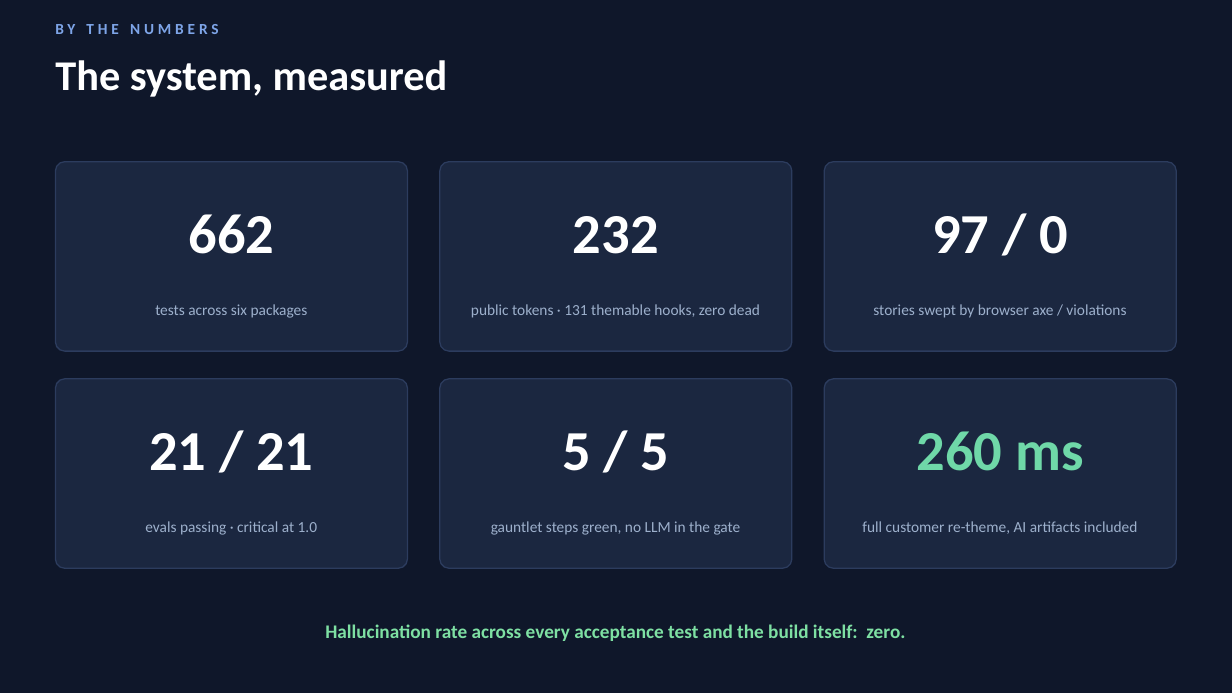
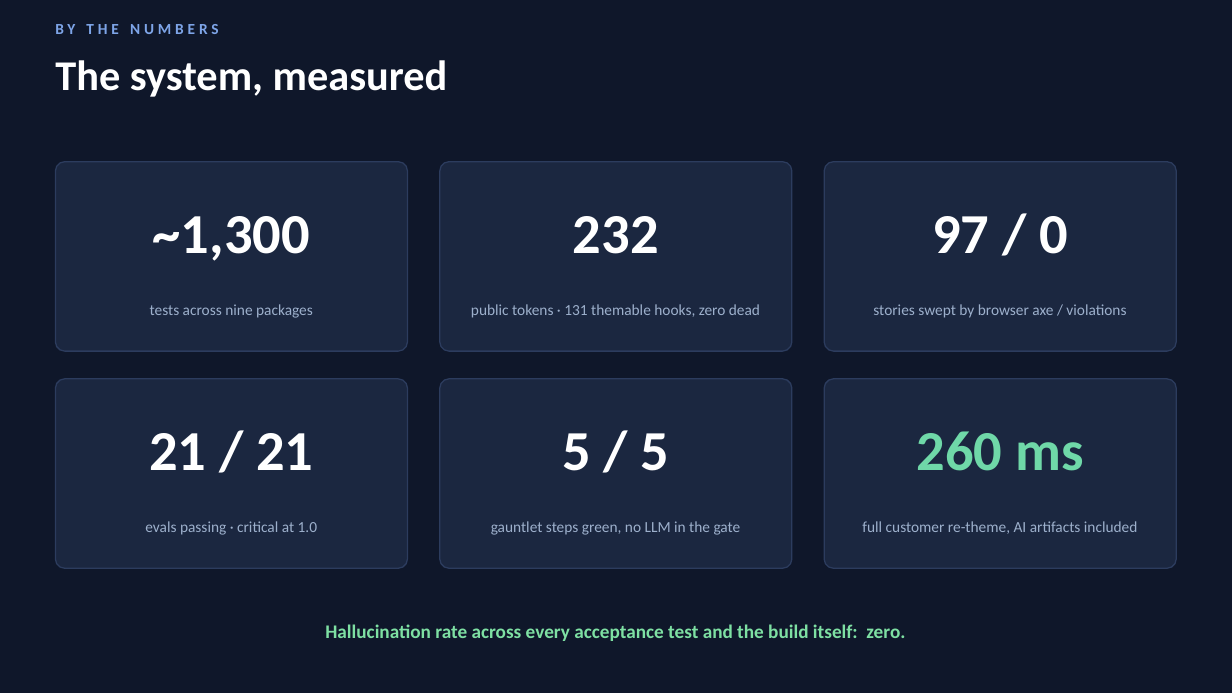
Before and after one commit to mcbugz/AIR-DS, a slide deck: slide 10 of docs/AIR-DS-overview.pptx (slide 9 before the commit). Drawn at 1232x693 pixels with LibreOffice and Linux fonts; fonts in the diff are those of the drawing. Boxes give left, top, right and bottom in pixels: in the first picture for what was removed or moved away, otherwise in the second. Text is boxed around its words. In the diff, an @@ line names an element or a change of style, - is before the commit and + after.

```diff
--- a/docs/AIR-DS-overview.pptx
+++ b/docs/AIR-DS-overview.pptx
@@ text at [153, 216, 310, 261]: text changed @@
-662
+~1,300
@@ text at [150, 304, 313, 318]: text changed @@
-tests across six packages
+tests across nine packages
```
Also in this commit, not shown: 1 other slide changed, 1 slide added, 2 other files.
